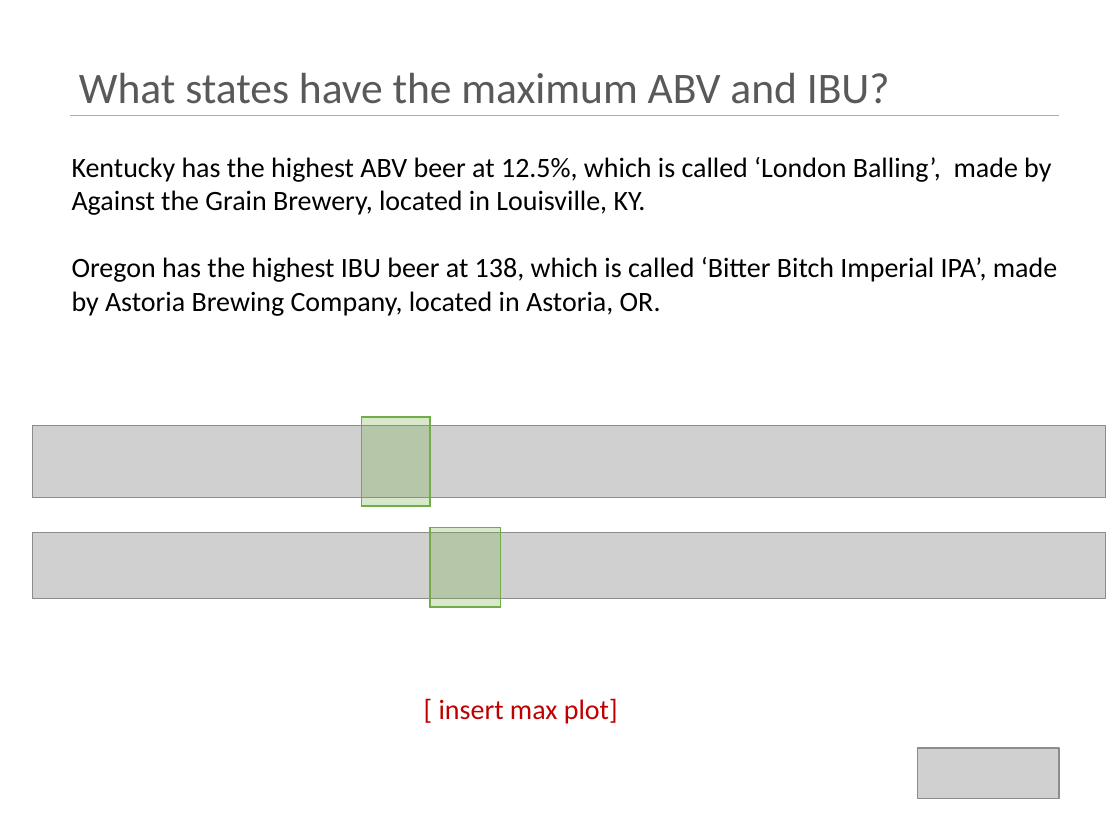
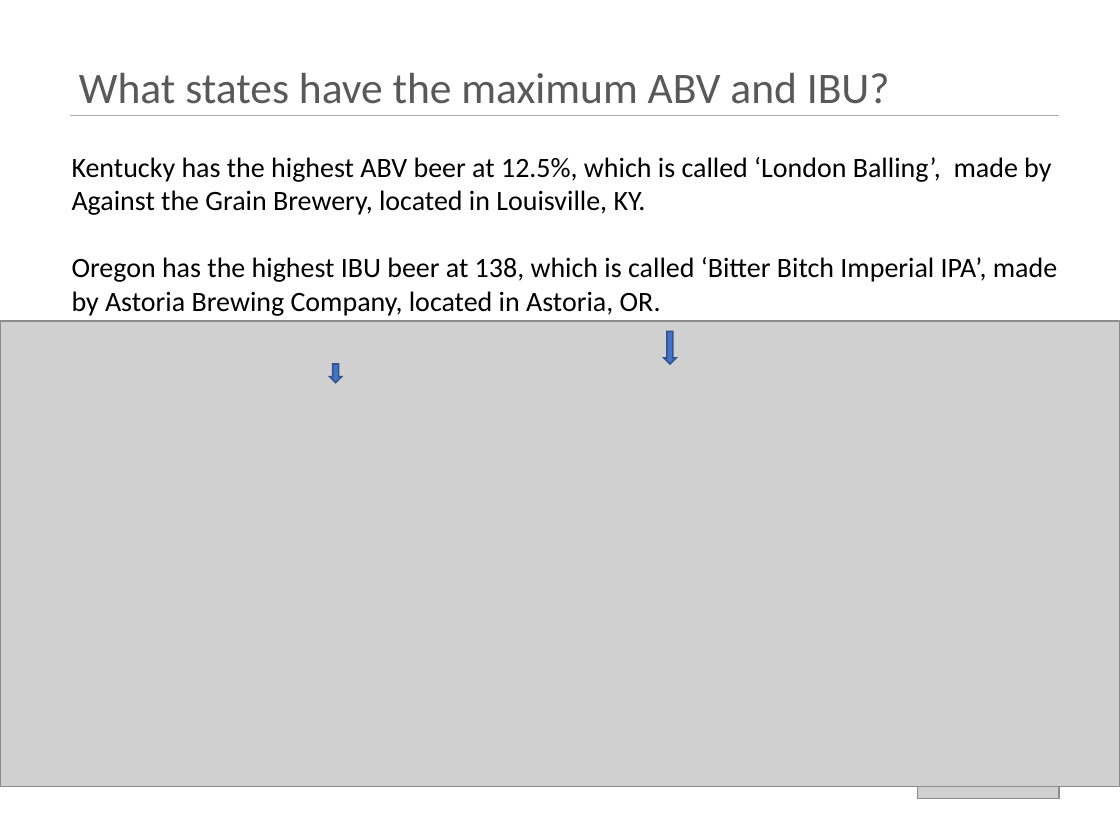
Before and after one commit to kristxh/6306-CaseStudy1-Beer, a slide deck: slide 5 of case_study_1_budweiser.pptx. Drawn at 1120x840 pixels with LibreOffice and Linux fonts; fonts in the diff are those of the drawing; grey boxes stand for pictures. Boxes give left, top, right and bottom in pixels: in the first picture for what was removed or moved away, otherwise in the second. Text is boxed around its words. In the diff, an @@ line names an element or a change of style, - is before the commit and + after.

```diff
--- a/case_study_1_budweiser.pptx
+++ b/case_study_1_budweiser.pptx
@@ picture added at (x1=0, y1=321, x2=1120, y2=786) @@
@@ down arrow added at (x1=664, y1=332, x2=676, y2=364), fill #4472C4, outline #325491 1 pt @@
@@ down arrow added at (x1=329, y1=364, x2=342, y2=383), fill #4472C4, outline #325491 1 pt @@
@@ rectangle removed at (x1=362, y1=417, x2=431, y2=506) @@
@@ picture removed at (x1=32, y1=426, x2=1105, y2=497) @@
@@ picture removed at (x1=32, y1=532, x2=1105, y2=598) @@
@@ rectangle removed at (x1=430, y1=528, x2=501, y2=607) @@
@@ text removed at (x1=439, y1=698, x2=618, y2=724) @@
-[ insert max plot]
```
Also in this commit, not shown: 4 other slides changed, 1 slide added.
